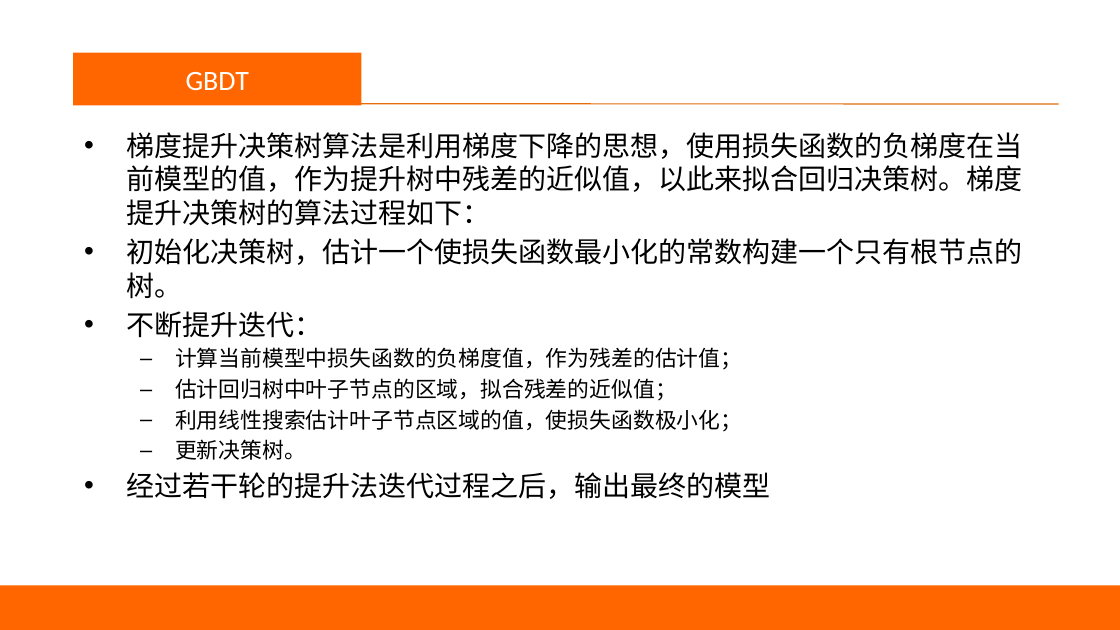
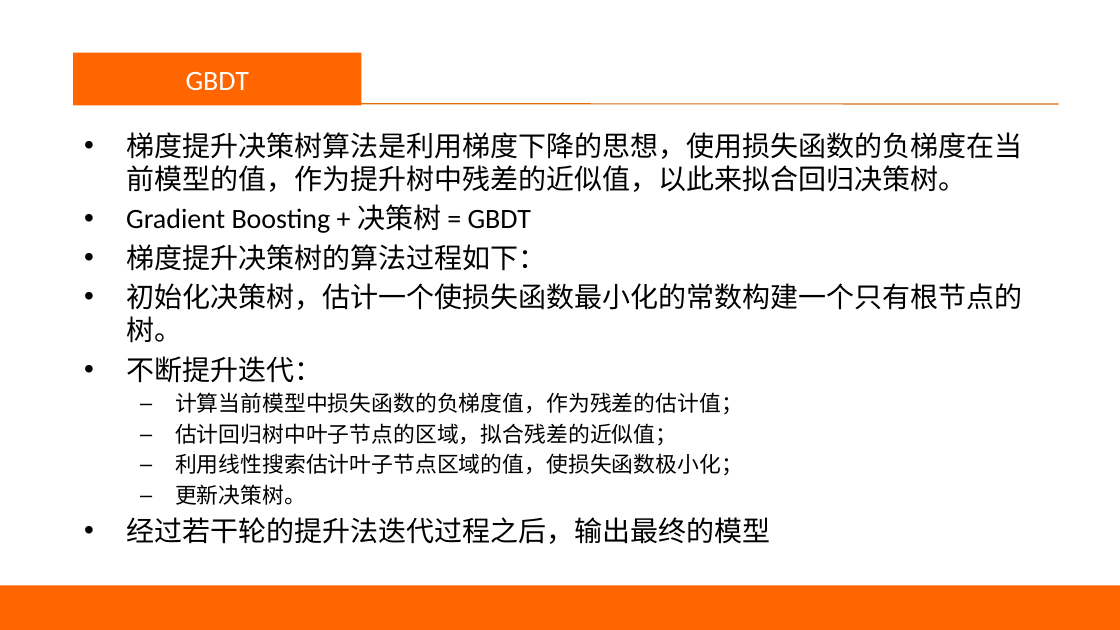
Before and after one commit to happyfaye/AIforJmuNet, a slide deck: slide 54 of 教学资料/机器学习/机器学习-决策树.pptx (slide 50 before the commit). Drawn at 1120x630 pixels with LibreOffice and Linux fonts; fonts in the diff are those of the drawing. Boxes give left, top, right and bottom in pixels: in the first picture for what was removed or moved away, otherwise in the second. Text is boxed around its words. In the diff, an @@ line names an element or a change of style, - is before the commit and + after.

```diff
--- a/教学资料/机器学习/机器学习-决策树.pptx
+++ b/教学资料/机器学习/机器学习-决策树.pptx
@@ text at bbox=[126, 132, 1022, 271]: text changed @@
-• 梯度提升决策树算法是利用梯度下降的思想，使用损失函数的负梯度在当前模型的值，作为提升树中残差的近似值，以此来拟合回归决策树。梯度提升决策树的算法过程如下：
+• 梯度提升决策树算法是利用梯度下降的思想，使用损失函数的负梯度在当前模型的值，作为提升树中残差的近似值，以此来拟合回归决策树。
+• Gradient Boosting + 决策树 = GBDT
+• 梯度提升决策树的算法过程如下：
```
Also in this commit, not shown: 2 other slides changed, 5 slides added, 39 other files.
